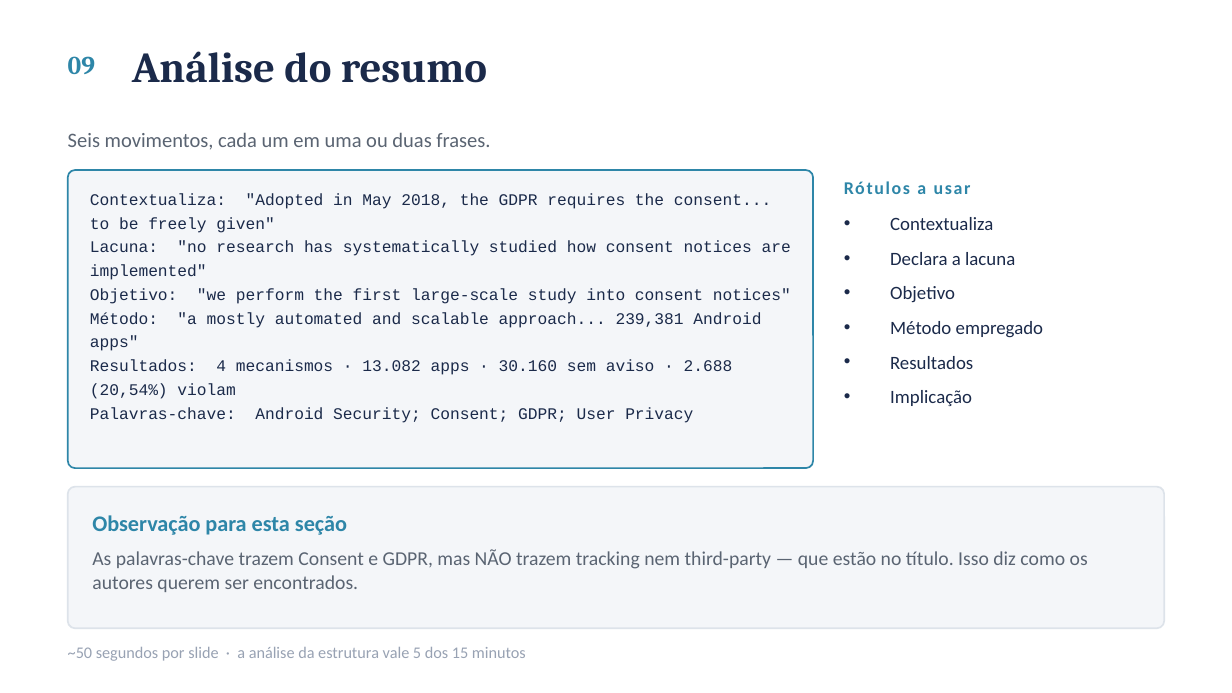
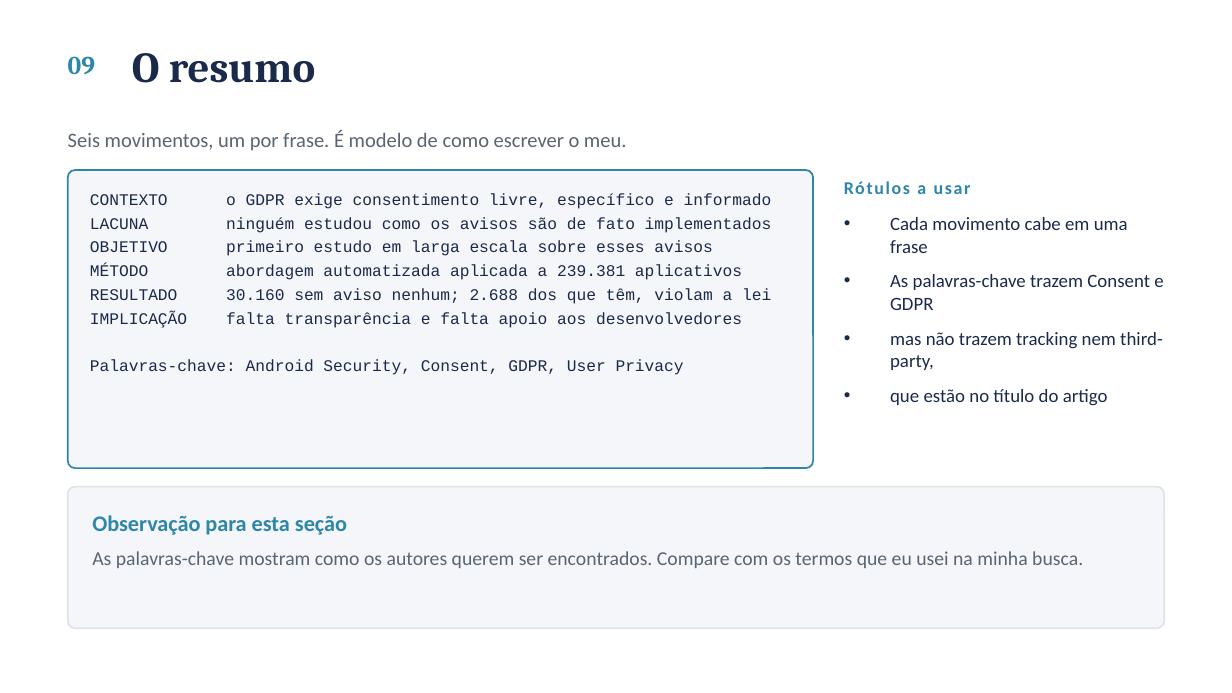
Before and after one commit to ClaudioAMF1/TCC, a slide deck: slide 10 of seminario/seminario-analise-de-artigo.pptx. Drawn at 1232x693 pixels with LibreOffice and Linux fonts; fonts in the diff are those of the drawing. Boxes give left, top, right and bottom in pixels: in the first picture for what was removed or moved away, otherwise in the second. Text is boxed around its words. In the diff, an @@ line names an element or a change of style, - is before the commit and + after.

```diff
--- a/seminario/seminario-analise-de-artigo.pptx
+++ b/seminario/seminario-analise-de-artigo.pptx
@@ text at box(132, 53, 315, 83): text changed @@
-Análise do resumo
+O resumo
@@ text at box(68, 130, 626, 151): text changed @@
-Seis movimentos, cada um em uma ou duas frases.
+Seis movimentos, um por frase. É modelo de como escrever o meu.
@@ text at box(90, 193, 772, 375): text changed @@
-Contextualiza: "Adopted in May 2018, the GDPR requires the consent... to be freely given"
-Lacuna: "no research has systematically studied how consent notices are implemented"
-Objetivo: "we perform the first large-scale study into consent notices"
-Método: "a mostly automated and scalable approach... 239,381 Android apps"
-Resultados: 4 mecanismos · 13.082 apps · 30.160 sem aviso · 2.688 (20,54%) violam
-Palavras-chave: Android Security; Consent; GDPR; User Privacy
+CONTEXTO o GDPR exige consentimento livre, específico e informado
+LACUNA ninguém estudou como os avisos são de fato implementados
+OBJETIVO primeiro estudo em larga escala sobre esses avisos
+MÉTODO abordagem automatizada aplicada a 239.381 aplicativos
+RESULTADO 30.160 sem aviso nenhum; 2.688 dos que têm, violam a lei
+IMPLICAÇÃO falta transparência e falta apoio aos desenvolvedores
+Palavras-chave: Android Security, Consent, GDPR, User Privacy
@@ text at box(890, 217, 1163, 405): text changed @@
-• Contextualiza
-• Declara a lacuna
-• Objetivo
-• Método empregado
-• Resultados
-• Implicação
+• Cada movimento cabe em uma frase
+• As palavras-chave trazem Consent e GDPR
+• mas não trazem tracking nem third-party,
+• que estão no título do artigo
@@ text at box(92, 551, 1083, 568): text changed @@
-As palavras-chave trazem Consent e GDPR, mas NÃO trazem tracking nem third-party — que estão no título. Isso diz como os autores querem ser encontrados.
+As palavras-chave mostram como os autores querem ser encontrados. Compare com os termos que eu usei na minha busca.
@@ text removed at box(68, 647, 526, 661) @@
-~50 segundos por slide · a análise da estrutura vale 5 dos 15 minutos
```
Also in this commit, not shown: 14 other slides changed, 3 other files.
